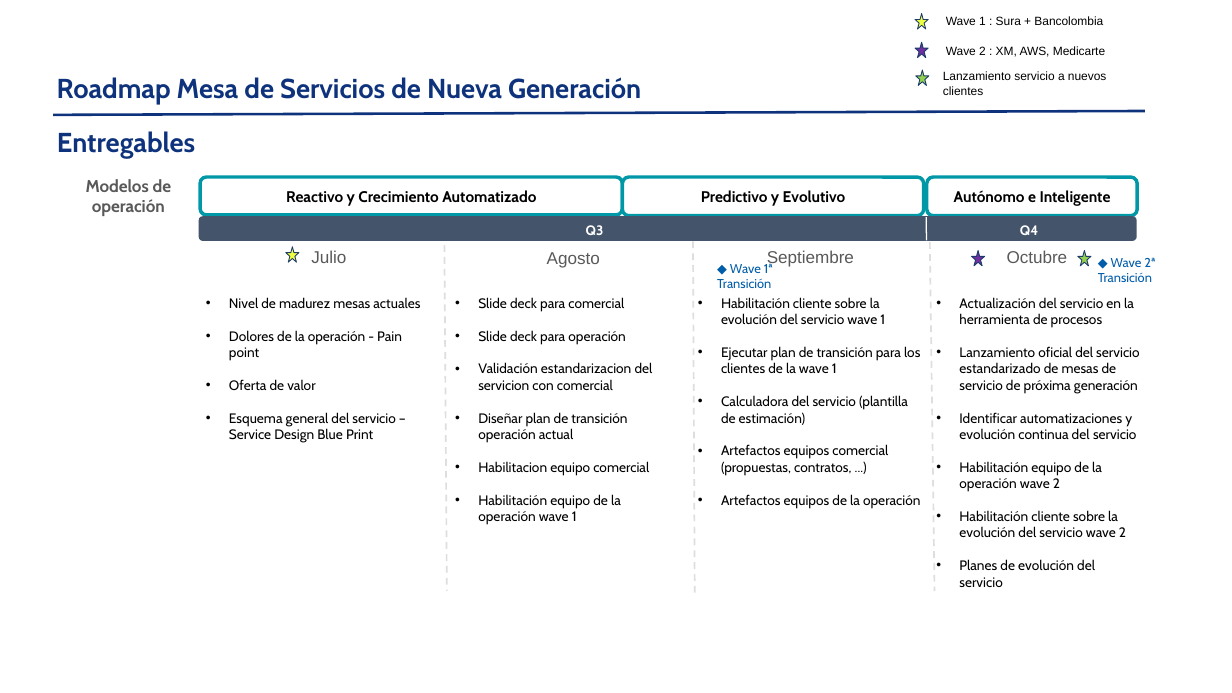
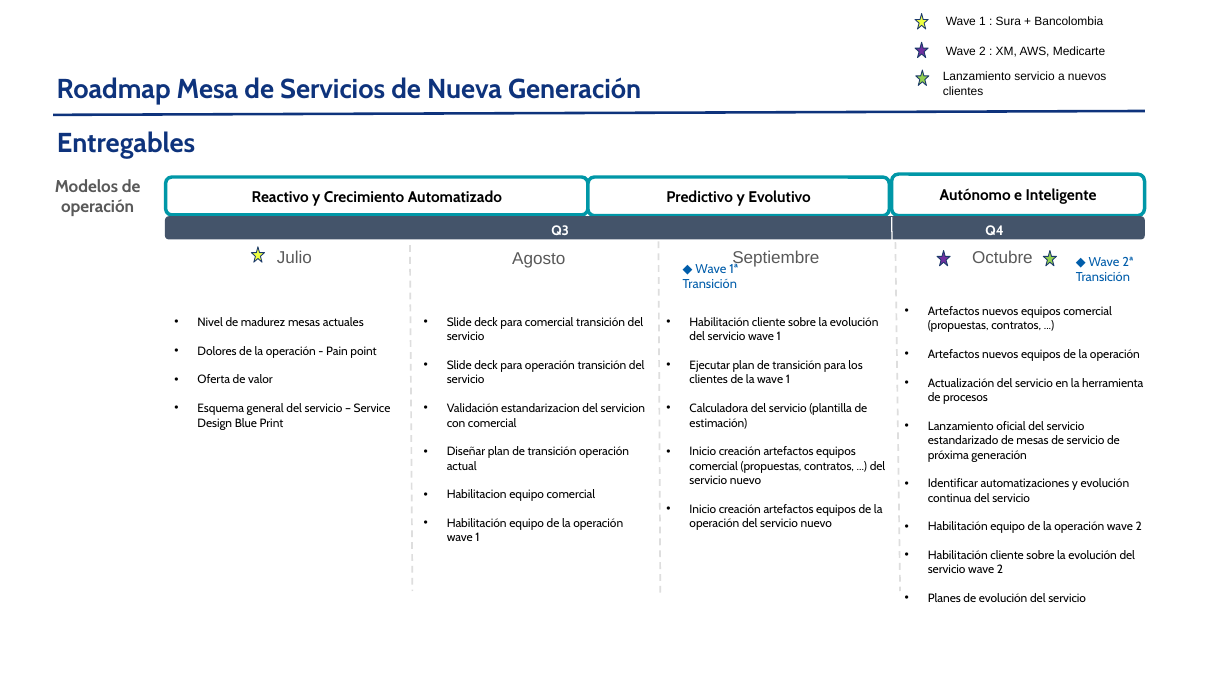
Before and after one commit to nataliazarthapersonalsoft/mesadeservicio-modernizacionaplicaciones, a slide deck: slide 9 of 04-planning/roadmaps/Mesa de Servicio Roadmap Julio.pptx (slide 10 before the commit). Drawn at 1232x693 pixels with LibreOffice and Linux fonts; fonts in the diff are those of the drawing; background and template pictures are left out. Boxes give left, top, right and bottom in pixels: in the first picture for what was removed or moved away, otherwise in the second. Text is boxed around its words. In the diff, an @@ line names an element or a change of style, - is before the commit and + after.

```diff
--- a/04-planning/roadmaps/Mesa de Servicio Roadmap Julio.pptx
+++ b/04-planning/roadmaps/Mesa de Servicio Roadmap Julio.pptx
@@ text "Modelos de operación": place and size @@
-text "Modelos de operación" at bbox=[86, 179, 172, 216]
+text "Modelos de operación" at bbox=[55, 179, 141, 216]
@@ rounded rectangle "Autónomo e Inteligente": place and size @@
-rounded rectangle "Autónomo e Inteligente" at bbox=[926, 177, 1137, 216]
+rounded rectangle "Autónomo e Inteligente" at bbox=[892, 174, 1145, 216]
@@ rounded rectangle: place and size @@
-rounded rectangle at bbox=[198, 216, 1136, 240]
+rounded rectangle at bbox=[165, 216, 1145, 239]
@@ 7 texts, 4 lines, 3 stars, 2 rounded rectangles: place and size @@
-7 texts, 4 lines, 3 stars, 2 rounded rectangles at bbox=[200, 177, 1092, 593]
+7 texts, 4 lines, 3 stars, 2 rounded rectangles at bbox=[165, 177, 1057, 593]
@@ text "◆ Wave 2ª Transición": place and size @@
-text "◆ Wave 2ª Transición" at bbox=[1098, 257, 1155, 282]
+text "◆ Wave 2ª Transición" at bbox=[1076, 256, 1133, 281]
@@ text "Artefactos nuevos equipos comercial (propuestas, ...": place and size @@
-text "Artefactos nuevos equipos comercial (propuestas, ..." at bbox=[959, 297, 1139, 587]
+text "Artefactos nuevos equipos comercial (propuestas, ..." at bbox=[928, 306, 1143, 602]
@@ text "Nivel de madurez mesas actuales": place and size @@
-text "Nivel de madurez mesas actuales" at bbox=[229, 297, 420, 443]
+text "Nivel de madurez mesas actuales" at bbox=[197, 317, 391, 430]
@@ text "Nivel de madurez mesas actuales" at bbox=[197, 317, 391, 430]: size 8 to 7 pt @@
@@ text "Slide deck para comercial transición ...": place and size @@
-text "Slide deck para comercial transición ..." at bbox=[478, 297, 653, 525]
+text "Slide deck para comercial transición ..." at bbox=[447, 317, 645, 541]
@@ text at bbox=[447, 317, 645, 383]: text changed; size 8 to 7 pt @@
-• Slide deck para comercial
-• Slide deck para operación
+• Slide deck para comercial transición del servicio
+• Slide deck para operación transición del servicio
@@ text "Habilitación cliente sobre la evolución ...": place and size @@
-text "Habilitación cliente sobre la evolución ..." at bbox=[721, 297, 920, 509]
+text "Habilitación cliente sobre la evolución ..." at bbox=[689, 403, 886, 530]
@@ text at bbox=[928, 306, 1140, 361]: paragraphs added @@
+• Artefactos nuevos equipos comercial (propuestas, contratos, ...)
+• Artefactos nuevos equipos de la operación
@@ text at bbox=[928, 378, 1143, 602]: size 8 to 7 pt in "Actualización del servicio en la herramienta de ...", "Lanzamiento oficial del servicio estandarizado de mesas ...", "Identificar automatizaciones y evolución continua del servic ...", "Habilitación equipo de la operación wave 2" and 2 more places @@
@@ text at bbox=[447, 403, 645, 541]: size 8 to 7 pt in "Validación estandarizacion del servicion con comercial", "Diseñar plan de transición operación actual", "Habilitacion equipo comercial", "Habilitación equipo de la operación wave 1" @@
@@ text at bbox=[689, 403, 868, 429]: size 8 to 7 pt in "Habilitación cliente sobre la evolución del servicio ...", "Ejecutar plan de transición para los clientes ...", "Calculadora del servicio (plantilla de estimación)" @@
@@ text at bbox=[689, 446, 886, 530]: text changed; size 8 to 7 pt @@
-• Artefactos equipos comercial (propuestas, contratos, ...)
-• Artefactos equipos de la operación
+• Inicio creación artefactos equipos comercial (propuestas, contratos, ...) del servicio nuevo
+• Inicio creación artefactos equipos de la operación del servicio nuevo
```
Also in this commit, not shown: 6 other slides changed, 1 slide removed, 1 other file.
